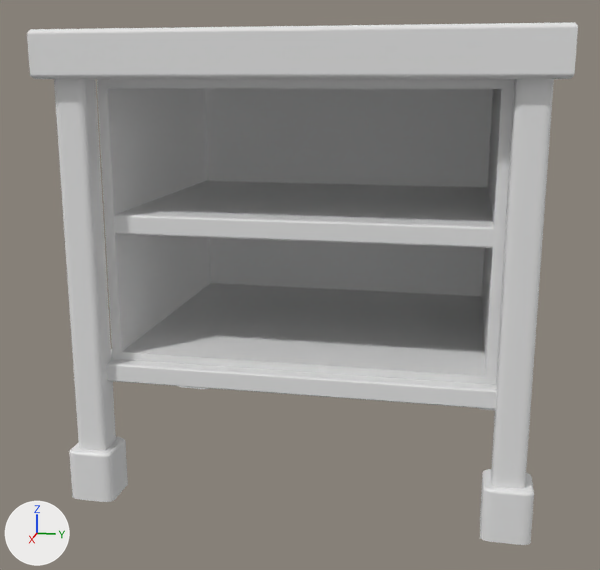
The FBX model Producing Games - Demo/Assets/_Dev/Norbert/Oliwia's Kitchen Furniture/Cabinet/SM_KitchenCabinet_mesh_lod0.fbx, before and after one commit.
Both versions are drawn from a 50 mm camera at (1.902, 0.327, 0.877) aimed at (0.029, -0.048, 0.409). Lighting does not change. The marker at lower left points along +X, +Y and +Z. Where no turn or scale is listed for an object, it has been applied to the vertices.

Names of what the first picture shows: 'draw cupboard.002', 'narrow leg ends.001', 'narrow legs.001', 'narrow shelf top.001', 'narrow shelf.001', 'narrow shelf.002'.
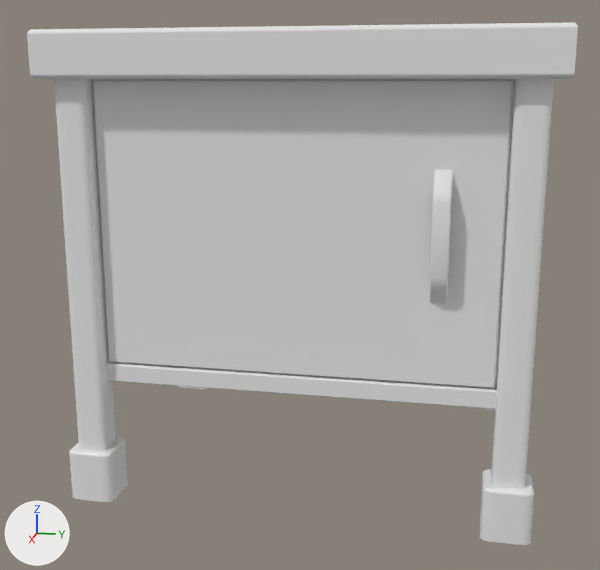
Pixel boxes [x1, y1, x2, y2] of what changed, in the pictures (600 x 570 px):
'cupboard door', added
    after: [93, 80, 513, 388]
'draw cupboard.002', unchanged, covered by the edit
    both: [97, 79, 514, 385]
'narrow shelf.002', unchanged, covered by the edit
    before: [114, 181, 494, 248]

Patch to the scene script:
```diff
--- a/Producing Games - Demo/Assets/_Dev/Norbert/Oliwia's Kitchen Furniture/Cabinet/SM_KitchenCabinet_mesh_lod0.fbx.py
+++ b/Producing Games - Demo/Assets/_Dev/Norbert/Oliwia's Kitchen Furniture/Cabinet/SM_KitchenCabinet_mesh_lod0.fbx.py
@@ me_cube_034 @@
+me_cube_034.from_pydata(...)  # 88 vertices, 76 faces; spans x 0.315..0.379, y -0.398..0.399, z 0.299..0.878
+me_cube_034.materials.append(mat_uv)  # its picture is missing
@@ ob_cupboard_door @@
+ob_cupboard_door = bpy.data.objects.new('cupboard door', me_cube_034)
+ob_cupboard_door.location = (0.0, 0.0, 0.0)
```
